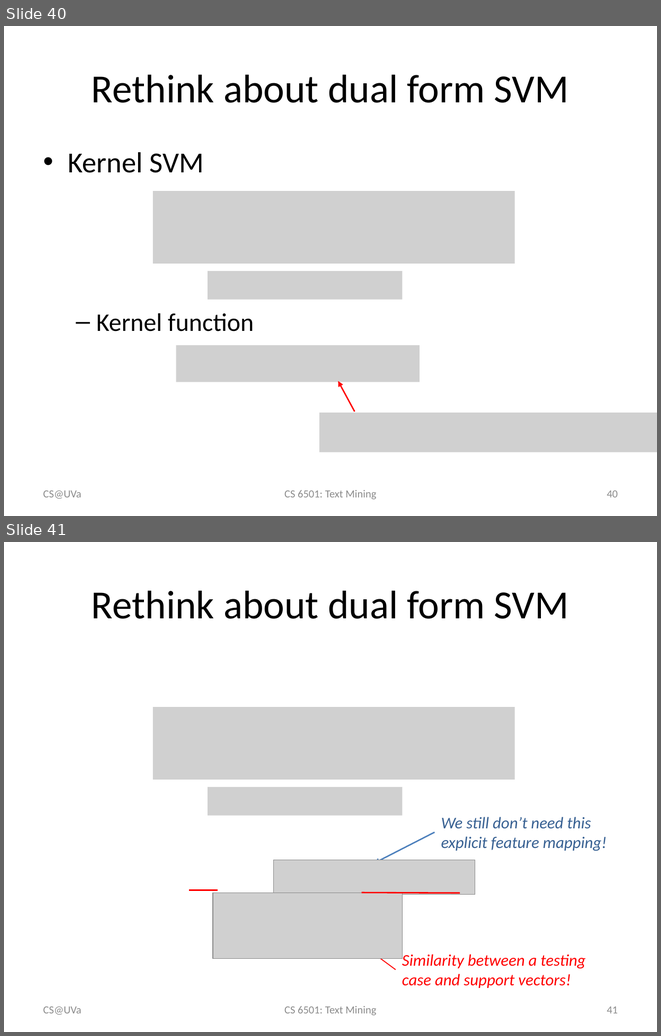
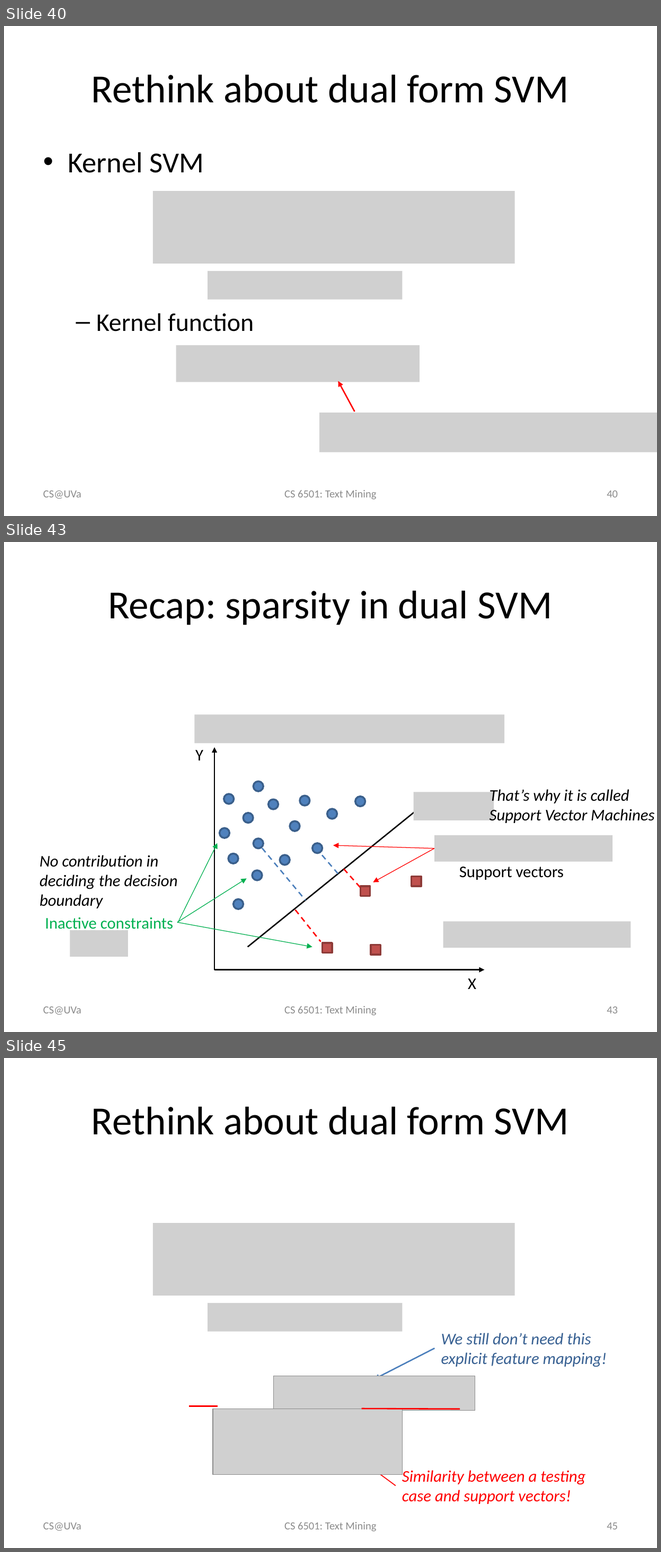
Before and after one commit to wang296/CS6501-Text-Mining, a slide deck: docs/svm.pptx. Shown one above the other, each under a label of ours: slides 40 and 41 before the commit, slides 40, 43 and 45 after it; the slides between them are not shown. The pictures are 661x1036 and 661x1552 pixels, drawn with LibreOffice and Linux fonts; fonts in the diff are those of the drawing; grey boxes stand for pictures. Boxes give left, top, right and bottom in pixels: in the first picture for what was removed or moved away, otherwise in the second. Text is boxed around its words. In the diff, an @@ line names an element or a change of style, - is before the commit and + after.

Commit message:
text clustering

```diff
--- a/docs/svm.pptx
+++ b/docs/svm.pptx
@@ slide 43 added at box(4, 542, 657, 1032), background #FFFFFF @@
@@ title added at box(108, 590, 552, 625), 44 pt, text #000000 @@
+Recap: sparsity in dual SVM
@@ picture added at box(195, 714, 505, 743) @@
@@ group added at box(195, 747, 485, 989): 15 ellipses, 4 rectangles, 2 arrows, 2 texts @@
+Y
+X
@@ picture added at box(413, 792, 494, 820) @@
@@ text added at box(489, 789, 654, 823), 18 pt, text #000000, italic @@
+That’s why it is called Support Vector Machines
@@ line added from (248, 947) to (415, 812), #000000 1.5 pt @@
@@ group added at box(45, 843, 312, 947): 3 arrows, 1 text @@
+Inactive constraints
@@ picture added at box(434, 835, 612, 861) @@
@@ text added at box(40, 855, 178, 908), 18 pt, text #000000, italic @@
+No contribution in deciding the decision boundary
@@ line added from (262, 848) to (306, 900), #4B7EBC 1.5 pt dashed @@
@@ line added from (322, 855) to (338, 874), #4B7EBC 1.5 pt dashed @@
@@ arrow added from (434, 848) to (333, 845), #FF0000 0.75 pt @@
@@ arrow added from (434, 848) to (373, 882), #FF0000 0.75 pt @@
@@ line added from (344, 868) to (361, 888), #FF0000 1.5 pt dashed @@
@@ text added at box(459, 866, 564, 880), 18 pt, text #000000 @@
+Support vectors
@@ line added from (295, 910) to (321, 942), #FF0000 1.5 pt dashed @@
@@ picture added at box(443, 921, 631, 947) @@
@@ picture added at box(70, 930, 128, 956) @@
@@ text added at box(43, 1006, 81, 1014), 12 pt, text #8C8C8C @@
+CS@UVa
@@ text added at box(284, 1006, 376, 1015), 12 pt, text #8C8C8C @@
+CS 6501: Text Mining
@@ page number added at box(607, 1006, 618, 1013), 12 pt, text #8C8C8C @@
+43
@@ what was slide 41 is now slide 45 @@
@@ page number at box(607, 1522, 618, 1529): text changed @@
-41
+45
```
Also in this commit, not shown: 1 slide changed, 3 other slides added, 6 other files.
